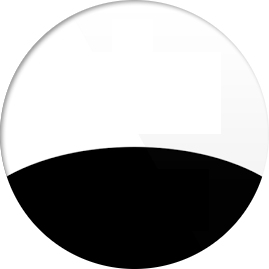
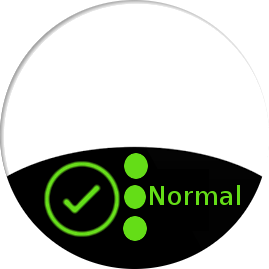
Comparing the layer stacks of the two 269 x 269 images. Changes:
added layer "Normal" above "checkmark-outline.png" over [150, 185, 240, 205]
added layer "checkmark-outline.png" above "dot_layer" over [44, 161, 120, 237]
added layer "dot_layer" above "watch_face.png" over [123, 153, 148, 241]
painted on "watch_face.png" over [4, 4, 269, 176]
